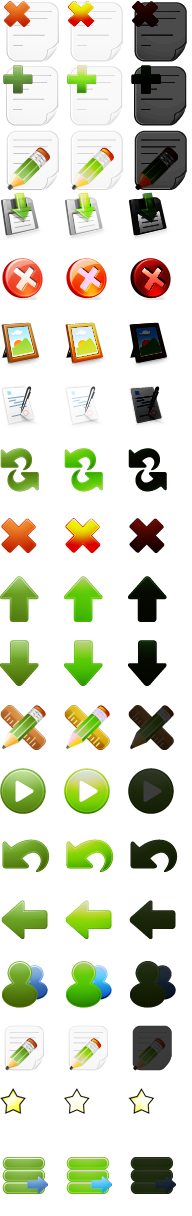
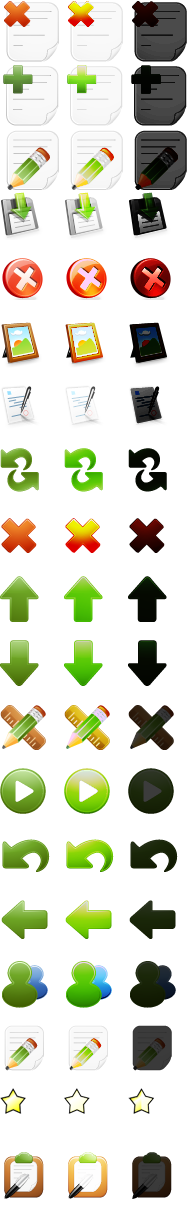
Comparing the layer stacks of the two w=192, h=1216 images. Changes:
renamed "Layer 20" to "Layer 29", moved it above "Layer 26", painted on it over (130, 1152, 176, 1199)
renamed "Layer 19" to "Layer 28", moved it above "Layer 25", painted on it over (66, 1152, 112, 1199)
renamed "Layer 18" to "Layer 27", moved it above "Layer 24", painted on it over (2, 1152, 48, 1199)
